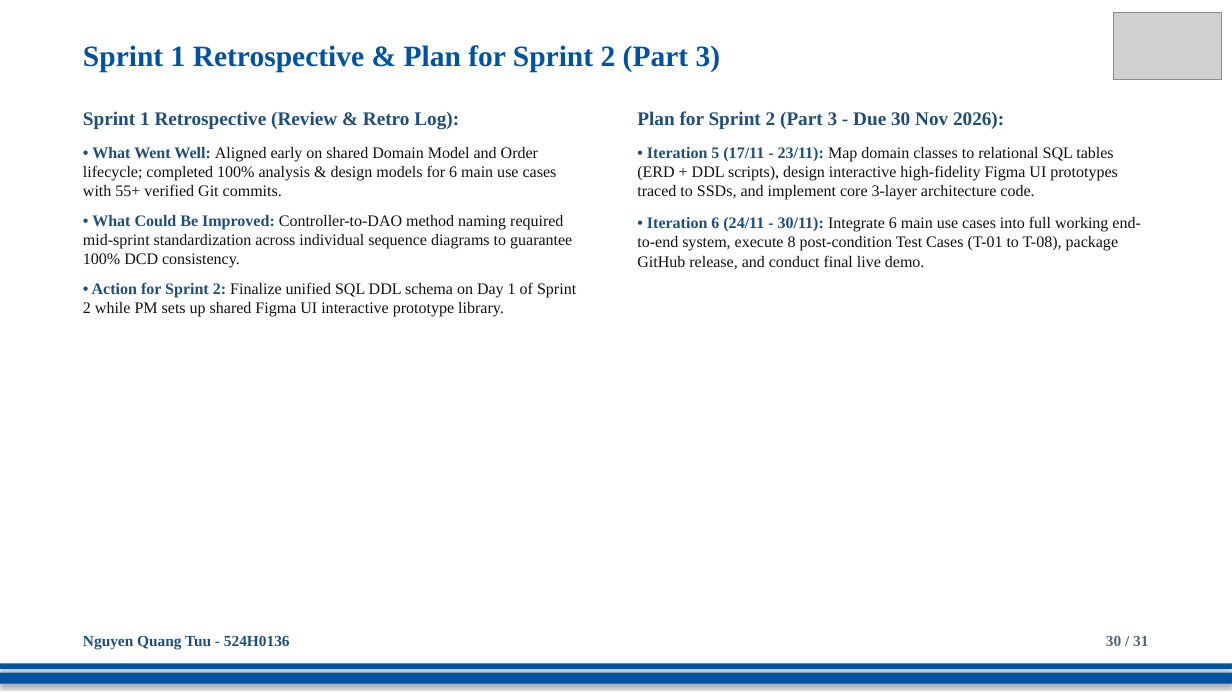
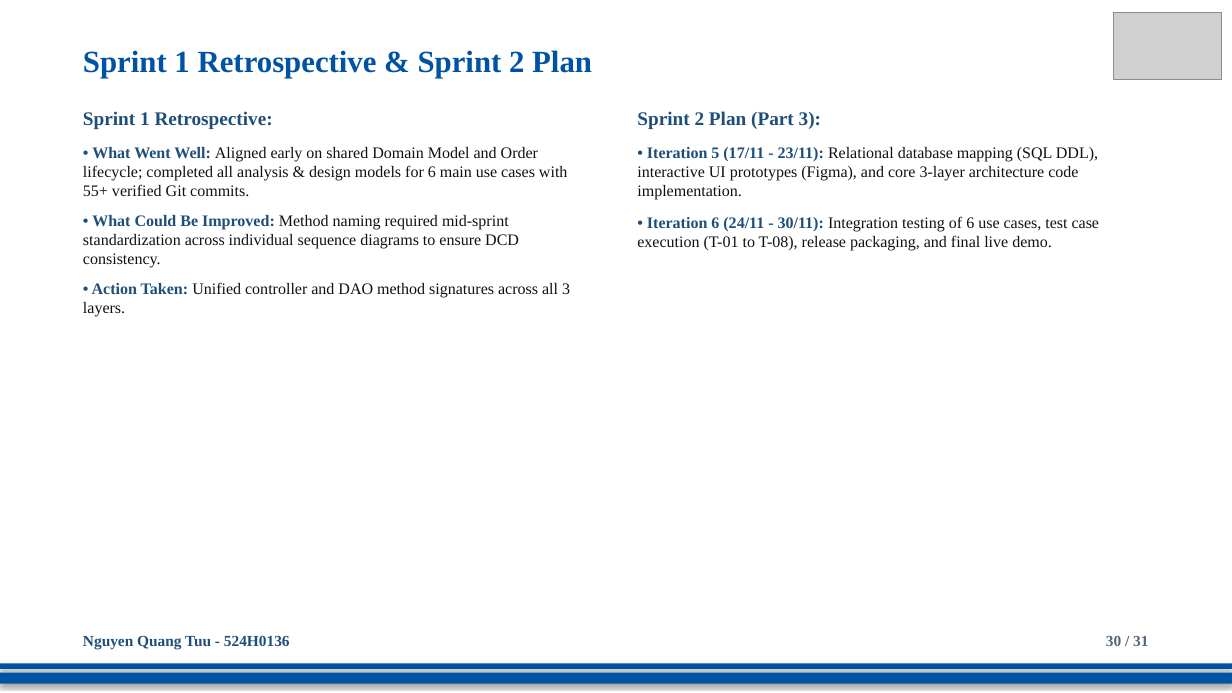
Before and after one commit to DoQuocTrung06/SaigonBite-RAD-TeamF10, a slide deck: slide 30 of Part_2/TeamF10_Presentation_for_SaigonBite.pptx. Drawn at 1232x693 pixels with LibreOffice and Linux fonts; fonts in the diff are those of the drawing; grey boxes stand for pictures. Boxes give left, top, right and bottom in pixels: in the first picture for what was removed or moved away, otherwise in the second. Text is boxed around its words. In the diff, an @@ line names an element or a change of style, - is before the commit and + after.

Commit message:
docs(presentation): purify slide titles to standard academic format without conversation leakage

```diff
--- a/Part_2/TeamF10_Presentation_for_SaigonBite.pptx
+++ b/Part_2/TeamF10_Presentation_for_SaigonBite.pptx
@@ text at (83, 50, 592, 78): text changed; size 23 to 24 pt @@
-Sprint 1 Retrospective & Plan for Sprint 2 (Part 3)
+Sprint 1 Retrospective & Sprint 2 Plan
@@ text at (83, 111, 570, 317): text changed @@
-Sprint 1 Retrospective (Review & Retro Log):
-• What Went Well: Aligned early on shared Domain Model and Order lifecycle; completed 100% analysis & design models for 6 main use cases with 55+ verified Git commits.
-• What Could Be Improved: Controller-to-DAO method naming required mid-sprint standardization across individual sequence diagrams to guarantee 100% DCD consistency.
-• Action for Sprint 2: Finalize unified SQL DDL schema on Day 1 of Sprint 2 while PM sets up shared Figma UI interactive prototype library.
+Sprint 1 Retrospective:
+• What Went Well: Aligned early on shared Domain Model and Order lifecycle; completed all analysis & design models for 6 main use cases with 55+ verified Git commits.
+• What Could Be Improved: Method naming required mid-sprint standardization across individual sequence diagrams to ensure DCD consistency.
+• Action Taken: Unified controller and DAO method signatures across all 3 layers.
@@ text at (637, 111, 1100, 251): text changed @@
-Plan for Sprint 2 (Part 3 - Due 30 Nov 2026):
-• Iteration 5 (17/11 - 23/11): Map domain classes to relational SQL tables (ERD + DDL scripts), design interactive high-fidelity Figma UI prototypes traced to SSDs, and implement core 3-layer architecture code.
-• Iteration 6 (24/11 - 30/11): Integrate 6 main use cases into full working end-to-end system, execute 8 post-condition Test Cases (T-01 to T-08), package GitHub release, and conduct final live demo.
+Sprint 2 Plan (Part 3):
+• Iteration 5 (17/11 - 23/11): Relational database mapping (SQL DDL), interactive UI prototypes (Figma), and core 3-layer architecture code implementation.
+• Iteration 6 (24/11 - 30/11): Integration testing of 6 use cases, test case execution (T-01 to T-08), release packaging, and final live demo.
```
Also in this commit, not shown: 29 other slides changed.
